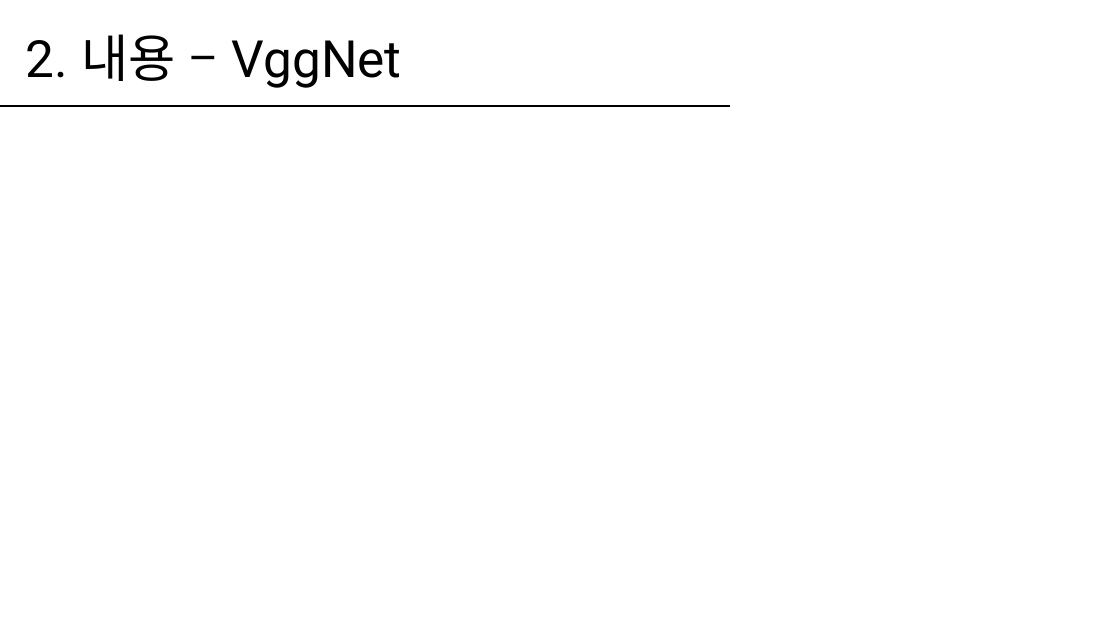
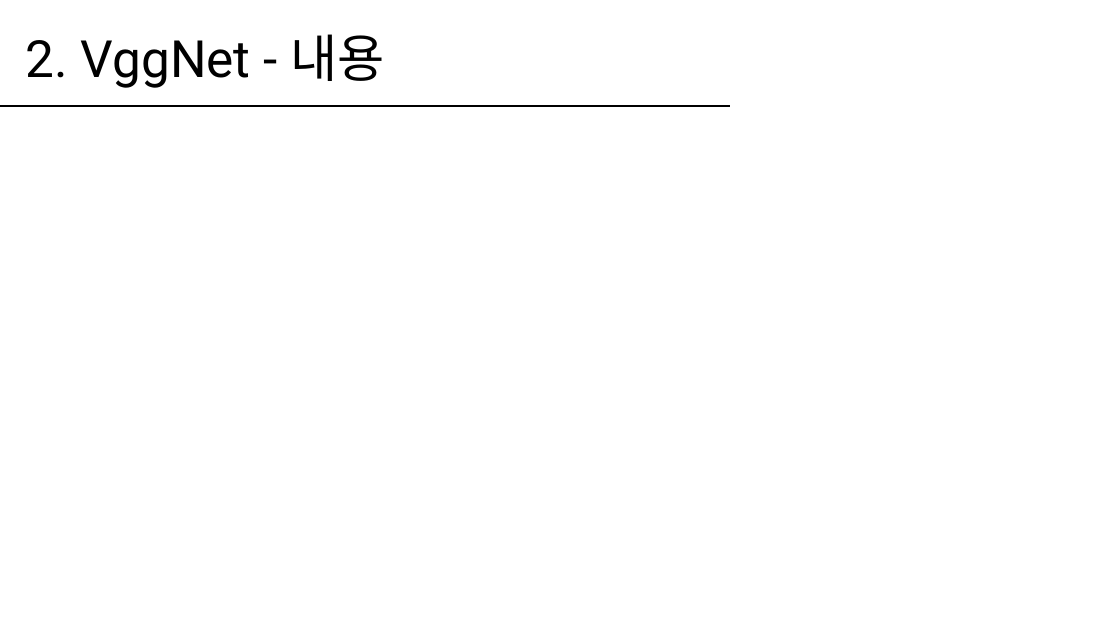
Before and after one commit to hanabzu/Computer-Vision-Project, a slide deck: slide 3 of report/발표_20154532.pptx (slide 4 before the commit). Drawn at 1120x630 pixels with LibreOffice and Linux fonts; fonts in the diff are those of the drawing; grey boxes stand for pictures. Boxes give left, top, right and bottom in pixels: in the first picture for what was removed or moved away, otherwise in the second. Text is boxed around its words. In the diff, an @@ line names an element or a change of style, - is before the commit and + after.

```diff
--- a/report/발표_20154532.pptx
+++ b/report/발표_20154532.pptx
@@ title at (x1=26, y1=34, x2=385, y2=88): text changed @@
-2. 내용 – VggNet
+2. VggNet - 내용
```
Also in this commit, not shown: 5 other slides changed, 14 slides added, 6 slides removed, 2 other files.
